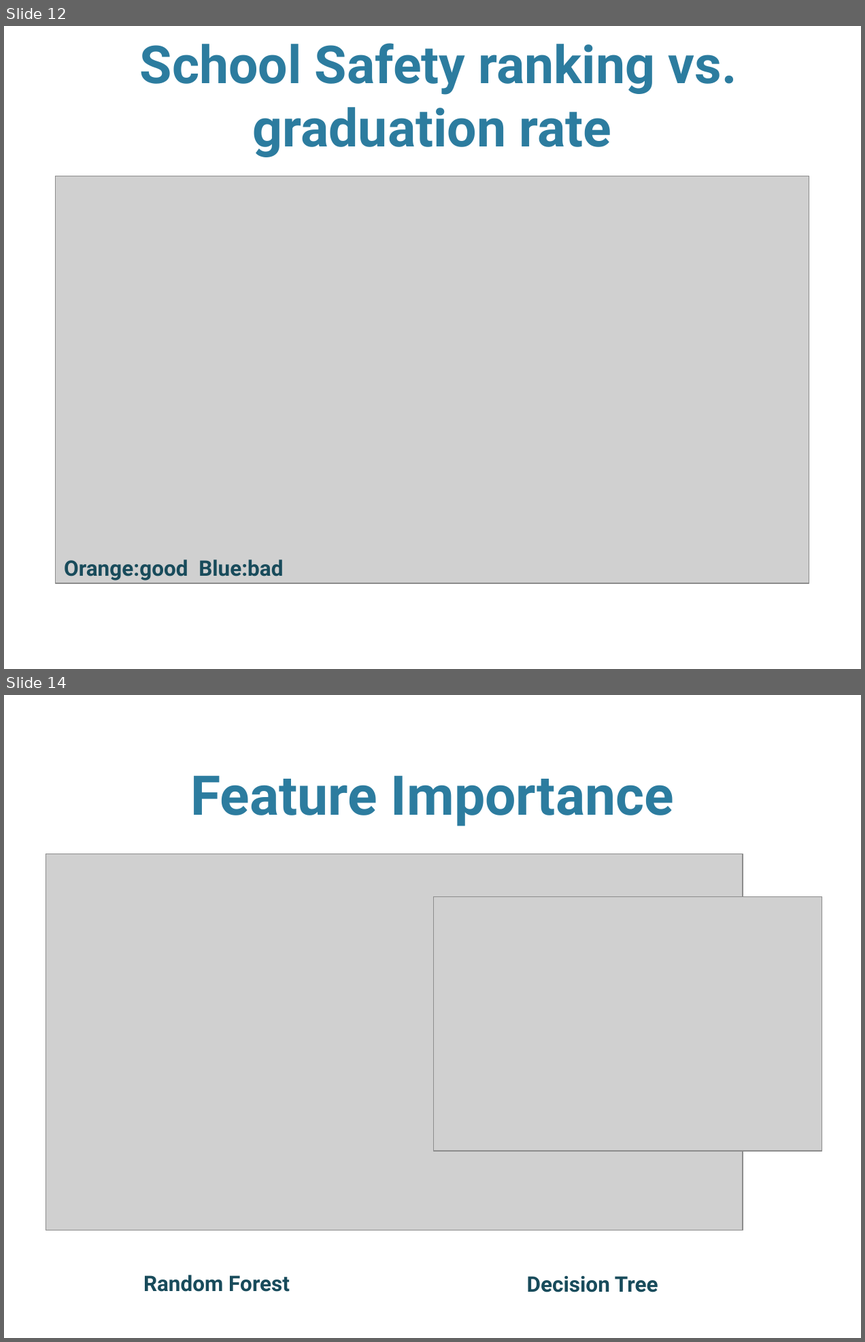
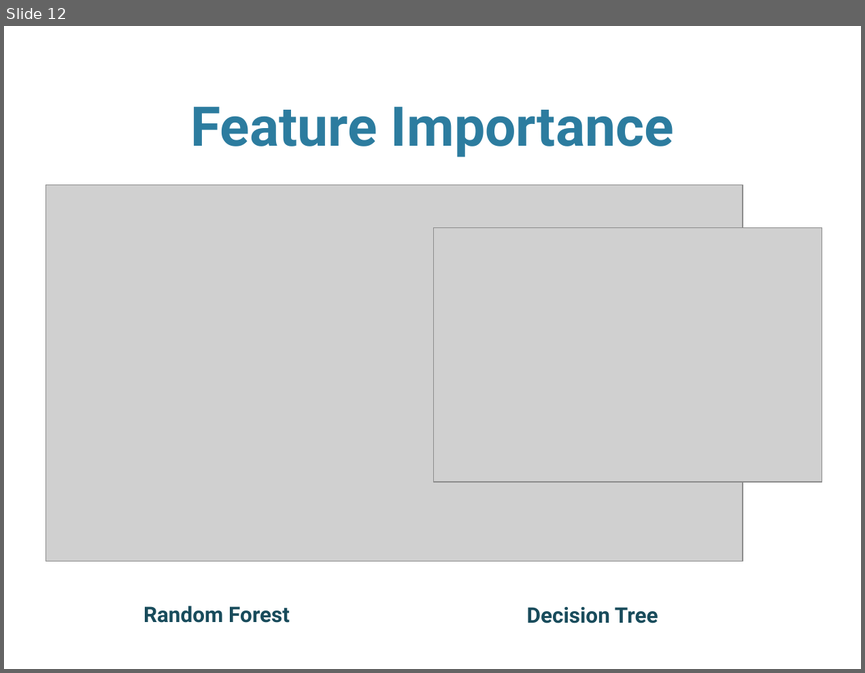
Before and after one commit to lqingsandra/DAT_SF_19, a slide deck: Homework/Project/presentation.pptx. Shown one above the other, each under a label of ours: slides 12 and 14 before the commit, slide 12 after it; the slides between them are not shown. The pictures are 865x1342 and 865x673 pixels, drawn with LibreOffice and Linux fonts; fonts in the diff are those of the drawing; grey boxes stand for pictures; background and template pictures are left out. Boxes give left, top, right and bottom in pixels: in the first picture for what was removed or moved away, otherwise in the second. Text is boxed around its words. In the diff, an @@ line names an element or a change of style, - is before the commit and + after.

```diff
--- a/Homework/Project/presentation.pptx
+++ b/Homework/Project/presentation.pptx
@@ slide 12 removed at (x1=4, y1=26, x2=861, y2=669), background picture (left out) @@
@@ title removed at (x1=140, y1=43, x2=737, y2=157) @@
-School Safety ranking vs. graduation rate
@@ picture removed at (x1=56, y1=176, x2=809, y2=583) @@
@@ text removed at (x1=64, y1=559, x2=283, y2=580) @@
-Orange:good Blue:bad
@@ what was slide 14 is now slide 12 @@
```
Also in this commit, not shown: 1 slide changed, 1 slide added, 1 other slide removed.
